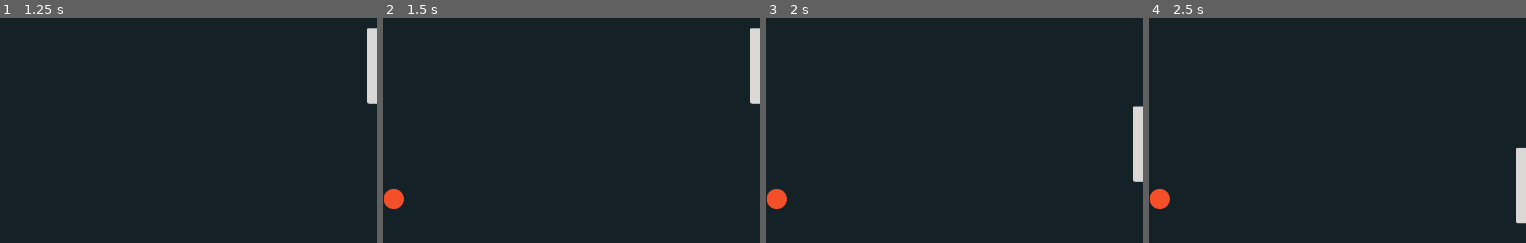
Above: before the commit, frames 1-4 (left to right).
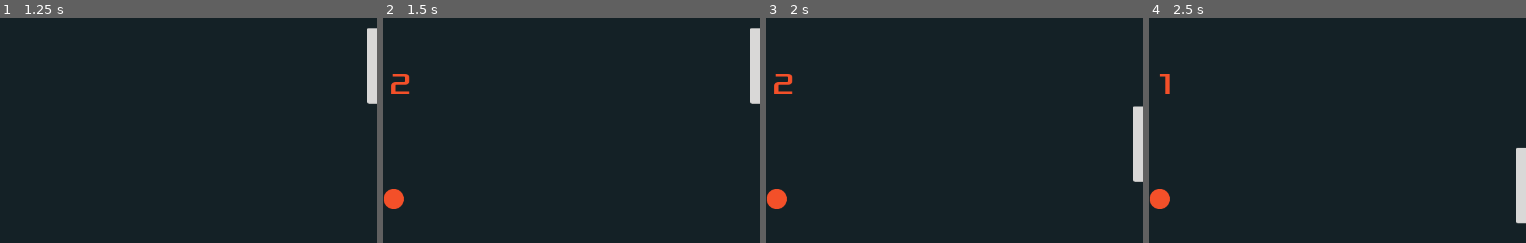
Above: after the commit, the same moments.

Repository: vrudas/pong-godot
Game: Godot game, scene res://Level/Level.tscn
Two runs of this game, one before a commit and one after it. Both use one fixed random seed, a clock stepped at 60 frames per second and the inputs below.
Inputs:
- Up to frame 1 (1.25 s): hold Up (ui_up) from 0.53 s (still down)
- Up to frame 2 (1.5 s): tap Enter at 1.25 s; release Up (ui_up) at 1.28 s; hold Down (ui_down) from 1.28 s (still down)
- Up to frame 3 (2 s): keep holding Down (ui_down)
- Up to frame 4 (2.5 s): release Down (ui_down) at 2.03 s; hold Up (ui_up) from 2.03 s (still down)
The pictures show only the part of the screen within x 48-98%, y 9-59%; the shares and areas given below are measured in that part.

Frame 1 is identical in both runs. In frame 2, 0.3% of the frame differs, in the area x 2-8%, y 24-34%; in frame 3, 0.3%; in frame 4, 0.1%.

Commit message:
Implemented Countime label before new game round

Diff:
--- a/Ball/Ball.tscn
+++ b/Ball/Ball.tscn
@@ -15,4 +15,5 @@
 texture = ExtResource( 1 )
 
 [node name="CollisionShape2D" type="CollisionShape2D" parent="."]
+visible = false
 shape = SubResource( 1 )
--- a/Level/Level.gd
+++ b/Level/Level.gd
@@ -4,6 +4,8 @@
 onready var playerScoreLabel: Label = $PlayerScore
 onready var opponentScoreLabel: Label = $OpponentScore
 onready var countdownTimer: Timer = $CountdownTimer
+onready var countdownTimeLabel: Label = $CountdownTime
+
 
 var playerScore: int = 0
 var opponentScore: int = 0
@@ -26,6 +28,7 @@
     stop_ball_movement()
 
     countdownTimer.start()
+    countdownTimeLabel.show()
 
 
 func reset_ball_position() -> void:
@@ -44,6 +47,10 @@
     playerScoreLabel.text = str(playerScore)
     opponentScoreLabel.text = str(opponentScore)
 
+    var timeBeforeGameStart = int(countdownTimer.time_left + 1)
+    countdownTimeLabel.text = str(timeBeforeGameStart)
+
 
 func _on_CountdownTimer_timeout() -> void:
     get_tree().call_group("BallGroup", "restart_ball")
+    countdownTimeLabel.hide()
--- a/Level/Level.tscn
+++ b/Level/Level.tscn
@@ -14,13 +14,18 @@
 size = 32
 font_data = ExtResource( 5 )
 
-[sub_resource type="RectangleShape2D" id=3]
-extents = Vector2( 640, 10 )
+[sub_resource type="DynamicFont" id=3]
+size = 48
+outline_color = Color( 0.14902, 0.172549, 0.231373, 1 )
+font_data = ExtResource( 5 )
 
 [sub_resource type="RectangleShape2D" id=4]
 extents = Vector2( 640, 10 )
 
 [sub_resource type="RectangleShape2D" id=5]
+extents = Vector2( 640, 10 )
+
+[sub_resource type="RectangleShape2D" id=6]
 extents = Vector2( 10, 360 )
 
 [node name="Level" type="Node"]
@@ -56,6 +61,20 @@
 "_edit_use_anchors_": false
 }
 
+[node name="CountdownTime" type="Label" parent="."]
+visible = false
+anchor_right = 1.0
+anchor_bottom = 1.0
+margin_top = -384.0
+custom_fonts/font = SubResource( 3 )
+custom_colors/font_color = Color( 0.952941, 0.313726, 0.160784, 1 )
+text = "Countdown"
+align = 1
+valign = 1
+__meta__ = {
+"_edit_use_anchors_": false
+}
+
 [node name="Player" parent="." instance=ExtResource( 1 )]
 position = Vector2( 64, 360 )
 
Not shown: 5 places in Level/Level.tscn that only renumber resources
